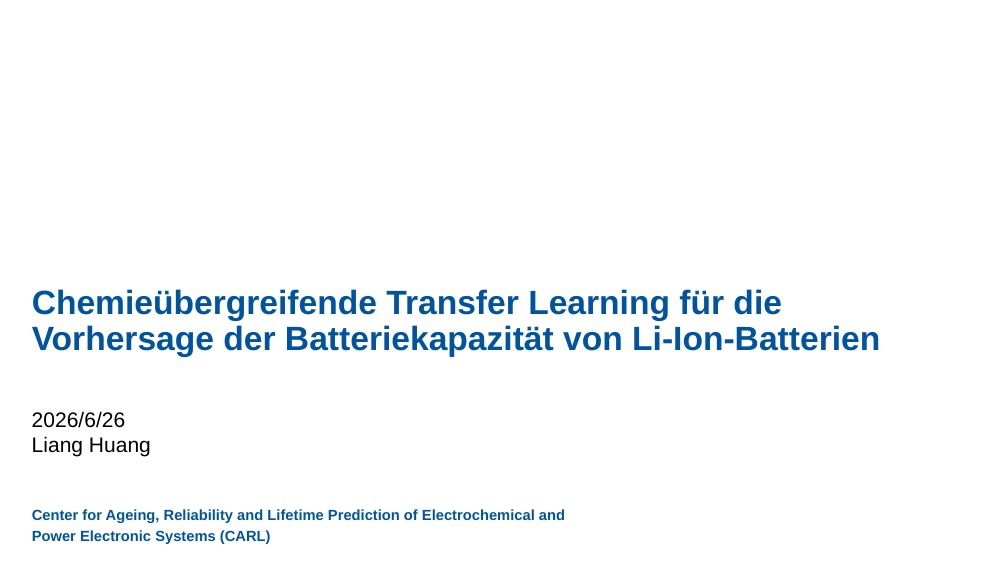
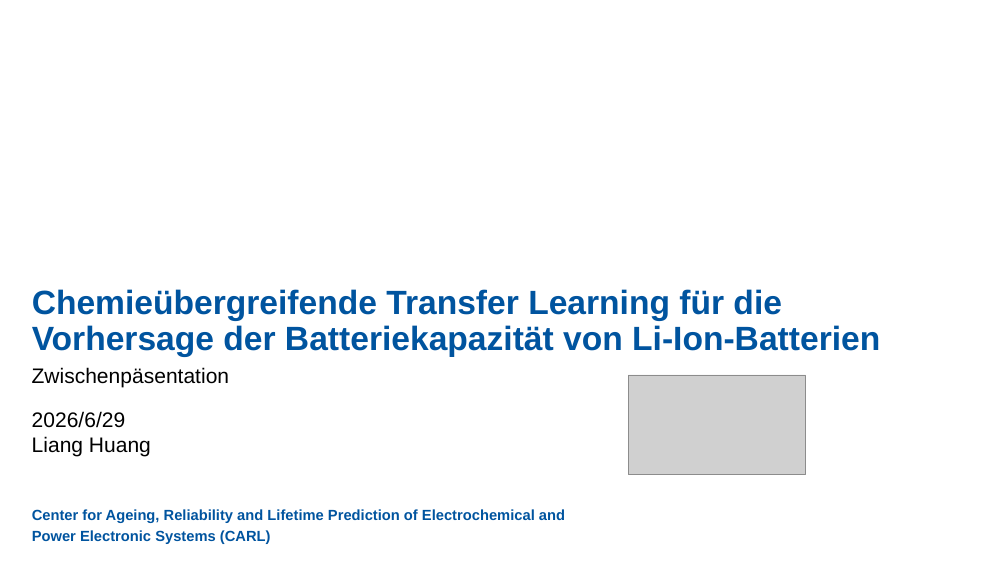
Before and after one commit to HuangLIANG99/MA, a slide deck: slide 18 of Literature Review/KW09/09.07.2026.pptx (slide 17 before the commit). Drawn at 1008x567 pixels with LibreOffice and Linux fonts; fonts in the diff are those of the drawing; grey boxes stand for pictures; background and template pictures are left out. Boxes give left, top, right and bottom in pixels: in the first picture for what was removed or moved away, otherwise in the second. Text is boxed around its words. In the diff, an @@ line names an element or a change of style, - is before the commit and + after.

```diff
--- a/Literature Review/KW09/09.07.2026.pptx
+++ b/Literature Review/KW09/09.07.2026.pptx
@@ text added at [32,367,230,388], 20 pt, text #000000 @@
+Zwischenpäsentation
@@ picture added at [628,375,806,475] @@
@@ text at [32,411,125,428]: text changed @@
-2026/6/26
+2026/6/29
```
Also in this commit, not shown: 16 other slides changed, 1 slide added.
